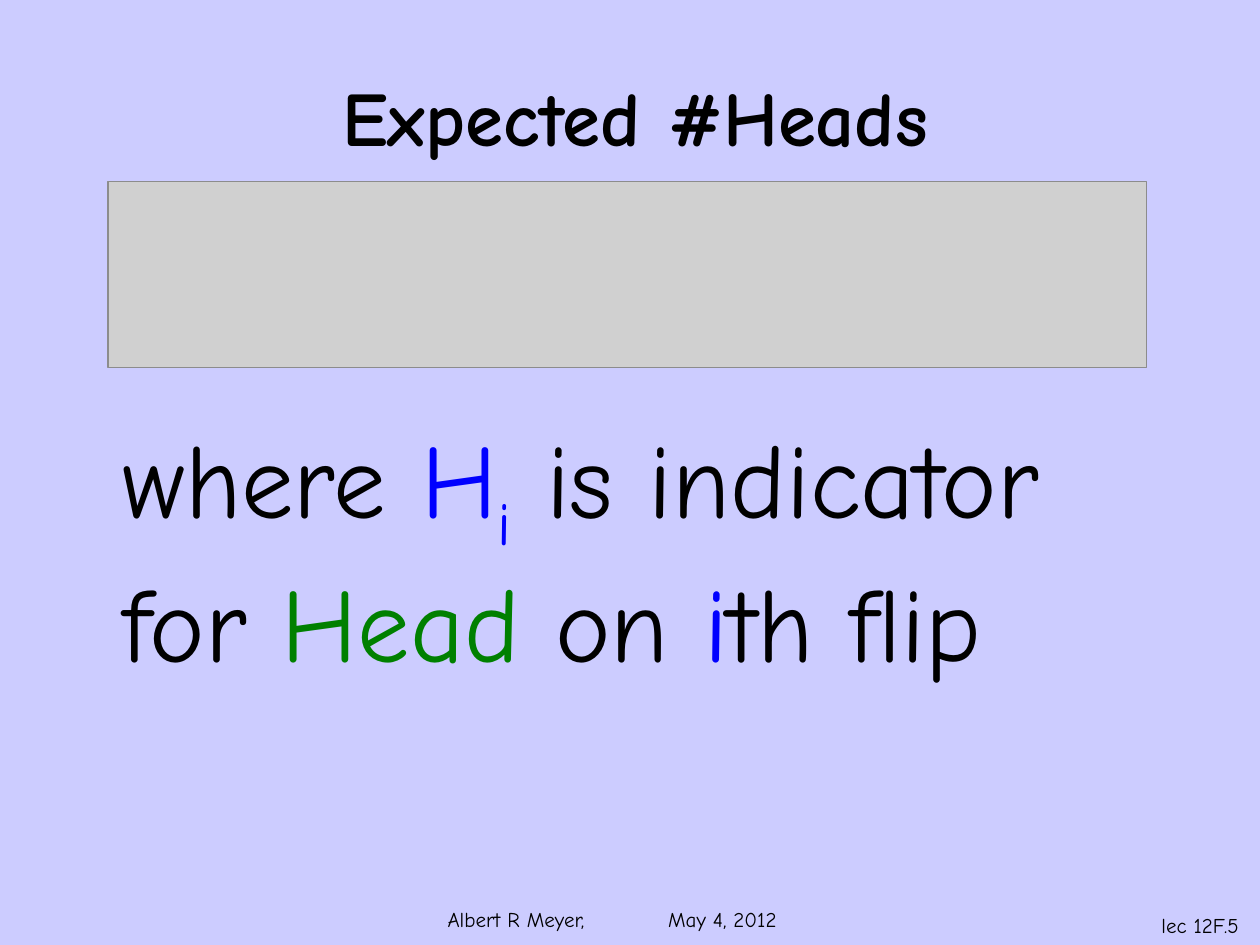
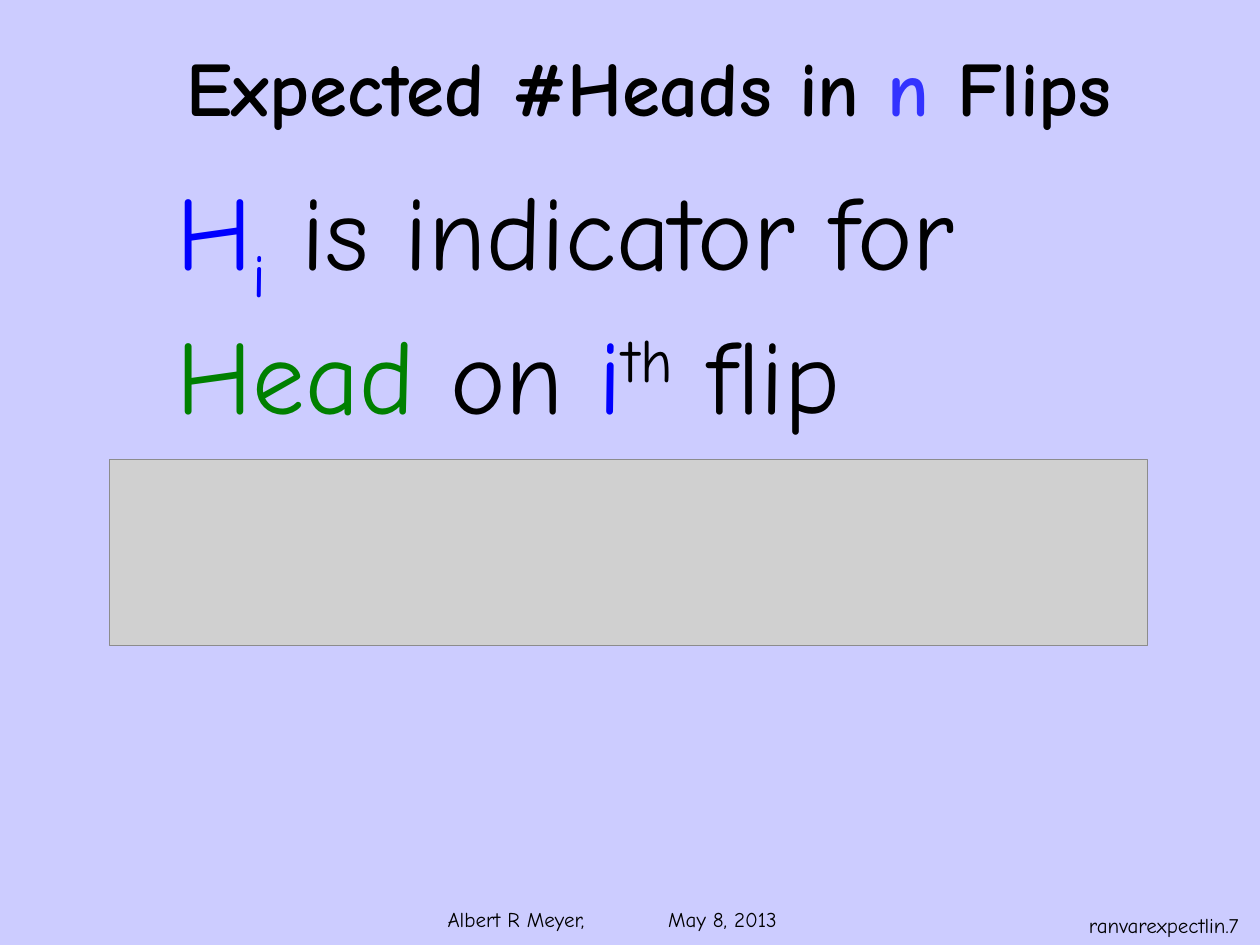
Before and after one commit to armeyer/mcs_web, a slide deck: slide 7 of spring13/slides13/ranvar-expect-linear.pptx (slide 5 before the commit). Drawn at 1260x945 pixels with LibreOffice and Linux fonts; fonts in the diff are those of the drawing; grey boxes stand for pictures; background and template pictures are left out. Boxes give left, top, right and bottom in pixels: in the first picture for what was removed or moved away, otherwise in the second. Text is boxed around its words. In the diff, an @@ line names an element or a change of style, - is before the commit and + after.

Commit message:
ranvar slides

```diff
--- a/spring13/slides13/ranvar-expect-linear.pptx
+++ b/spring13/slides13/ranvar-expect-linear.pptx
@@ title at (186,64,1111,130): text changed @@
-Expected #Heads
+Expected #Heads in n Flips
@@ picture removed at (108,181,1147,368) @@
@@ text at (177,197,955,435): text changed @@
-where Hi is indicator
-for Head on ith flip
+Hi is indicator for
+Head on ith flip
@@ picture added at (110,460,1148,646) @@
@@ text at (448,912,777,931): text changed @@
-Albert R Meyer, May 4, 2012
+Albert R Meyer, May 8, 2013
@@ page number at (1089,919,1239,937): text changed @@
-lec 12F.5
+ranvarexpectlin.7
```
Also in this commit, not shown: 14 other slides changed, 6 slides added, 6 other files.
